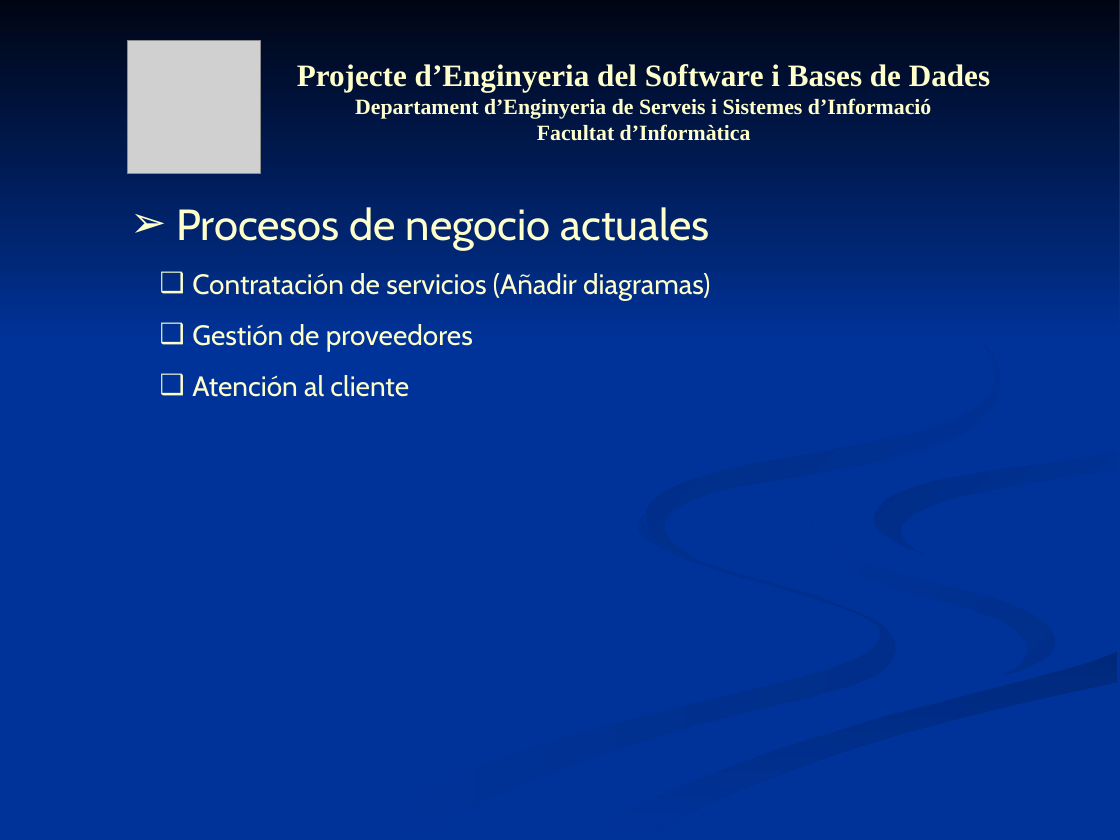
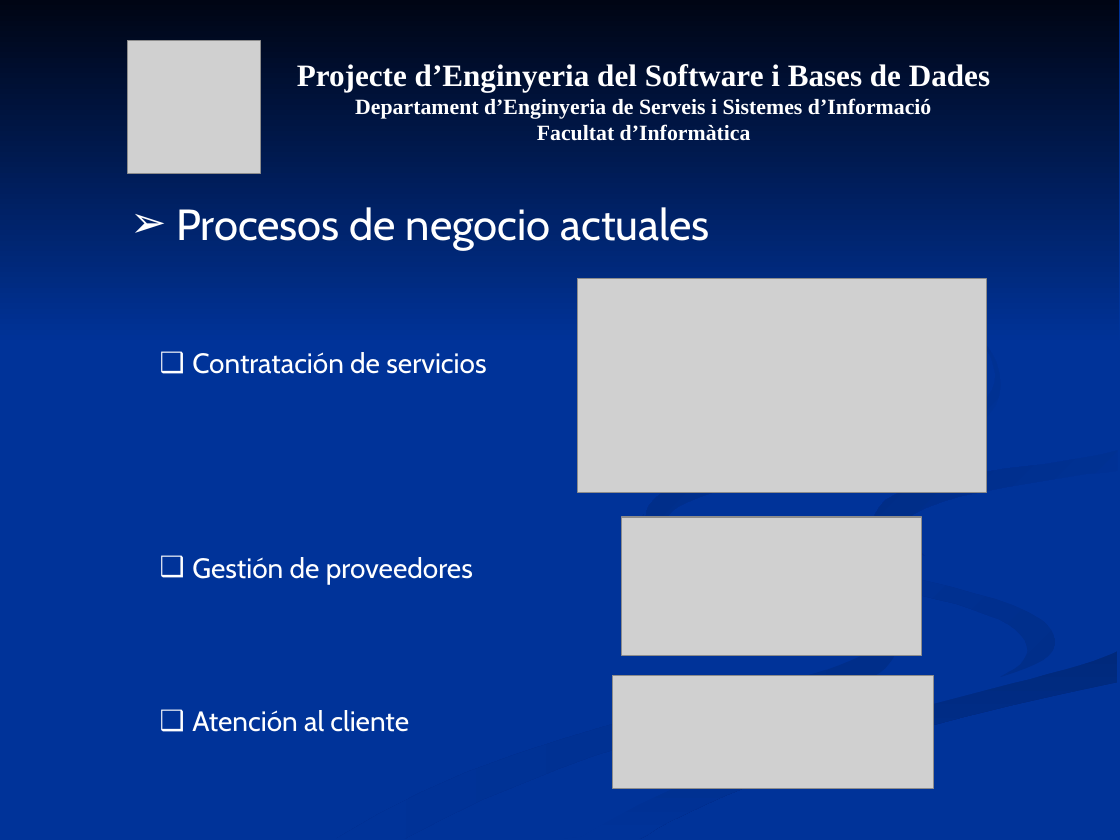
Before and after one commit to mvm9289/escfib, a slide deck: slide 4 of Docs/0910Q2-08-I-1-1.0-Presentacion.ppt. Drawn at 1120x840 pixels with LibreOffice and Linux fonts; fonts in the diff are those of the drawing; grey boxes stand for pictures. Boxes give left, top, right and bottom in pixels: in the first picture for what was removed or moved away, otherwise in the second. Text is boxed around its words. In the diff, an @@ line names an element or a change of style, - is before the commit and + after.

```diff
--- a/Docs/0910Q2-08-I-1-1.0-Presentacion.ppt
+++ b/Docs/0910Q2-08-I-1-1.0-Presentacion.ppt
@@ text "Projecte d’Enginyeria del Software i ..." at bbox=[297, 64, 990, 141]: text colour #FFFFCC to #FFFFFF @@
@@ text at bbox=[176, 207, 710, 732]: text colour #FFFFCC to #FFFFFF in "Procesos de negocio actuales", "Gestión de proveedores", "Atención al cliente"; bullet colour #FFFFCC to #FFFFFF @@
@@ picture added at bbox=[578, 279, 987, 493] @@
@@ text at bbox=[192, 352, 486, 374]: text changed; text colour #FFFFCC to #FFFFFF @@
-  ❑ Contratación de servicios (Añadir diagramas)
+  ❑ Contratación de servicios
@@ picture added at bbox=[622, 517, 922, 656] @@
@@ picture added at bbox=[613, 675, 933, 788] @@
```
Also in this commit, not shown: 11 other slides changed.
